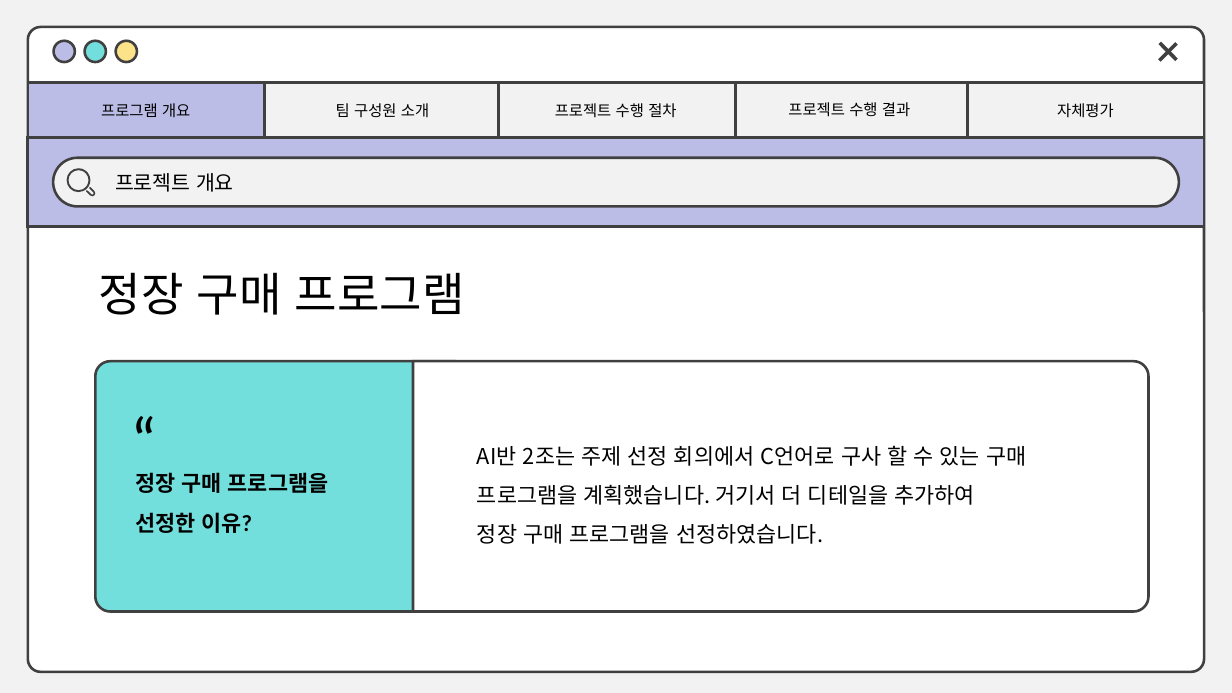
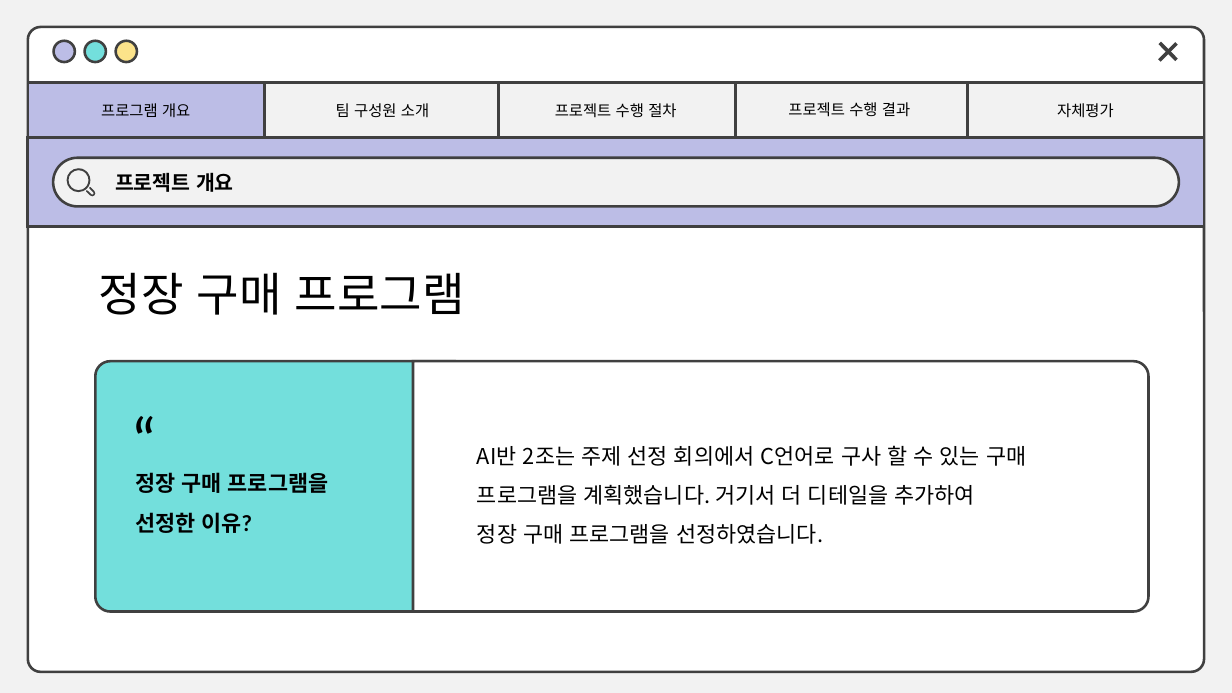
Before and after one commit to SangHa000/TEAMPROJECT1, a slide deck: slide 3 of 오피스 2016 발표용.pptx. Drawn at 1232x693 pixels with LibreOffice and Linux fonts; fonts in the diff are those of the drawing. Boxes give left, top, right and bottom in pixels: in the first picture for what was removed or moved away, otherwise in the second. Text is boxed around its words. In the diff, an @@ line names an element or a change of style, - is before the commit and + after.

```diff
--- a/오피스 2016 발표용.pptx
+++ b/오피스 2016 발표용.pptx
@@ text "프로젝트 개요" at box(115, 172, 234, 192): bold on @@
```
Also in this commit, not shown: 15 other slides changed, 1 slide removed.
